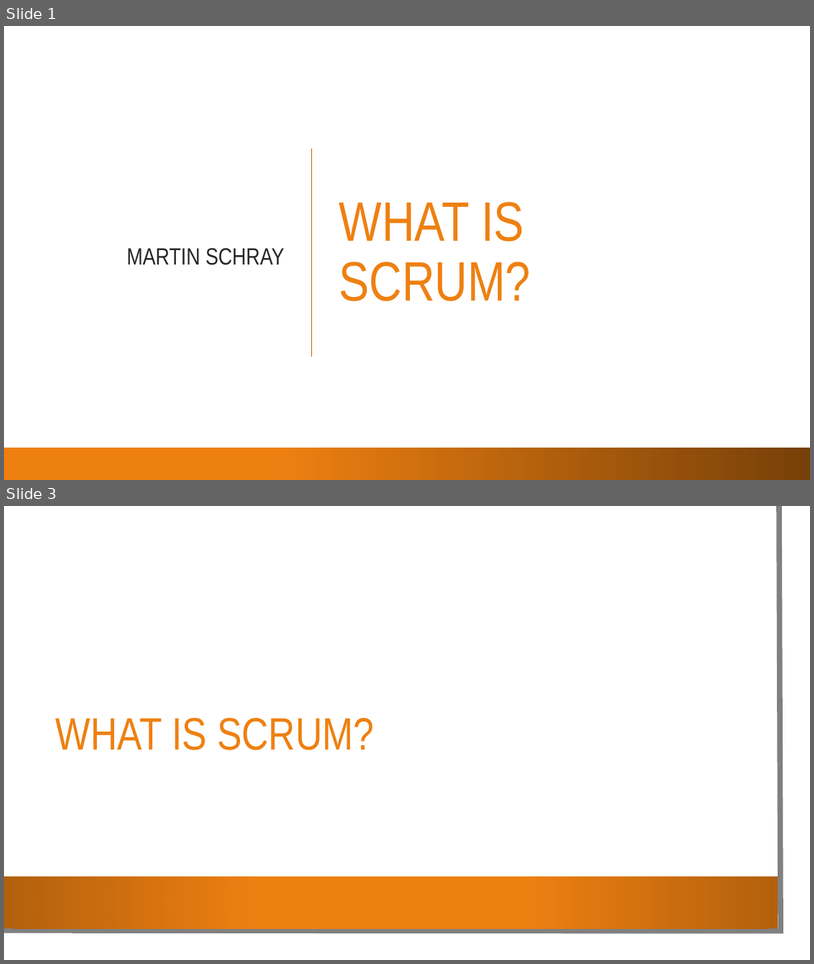
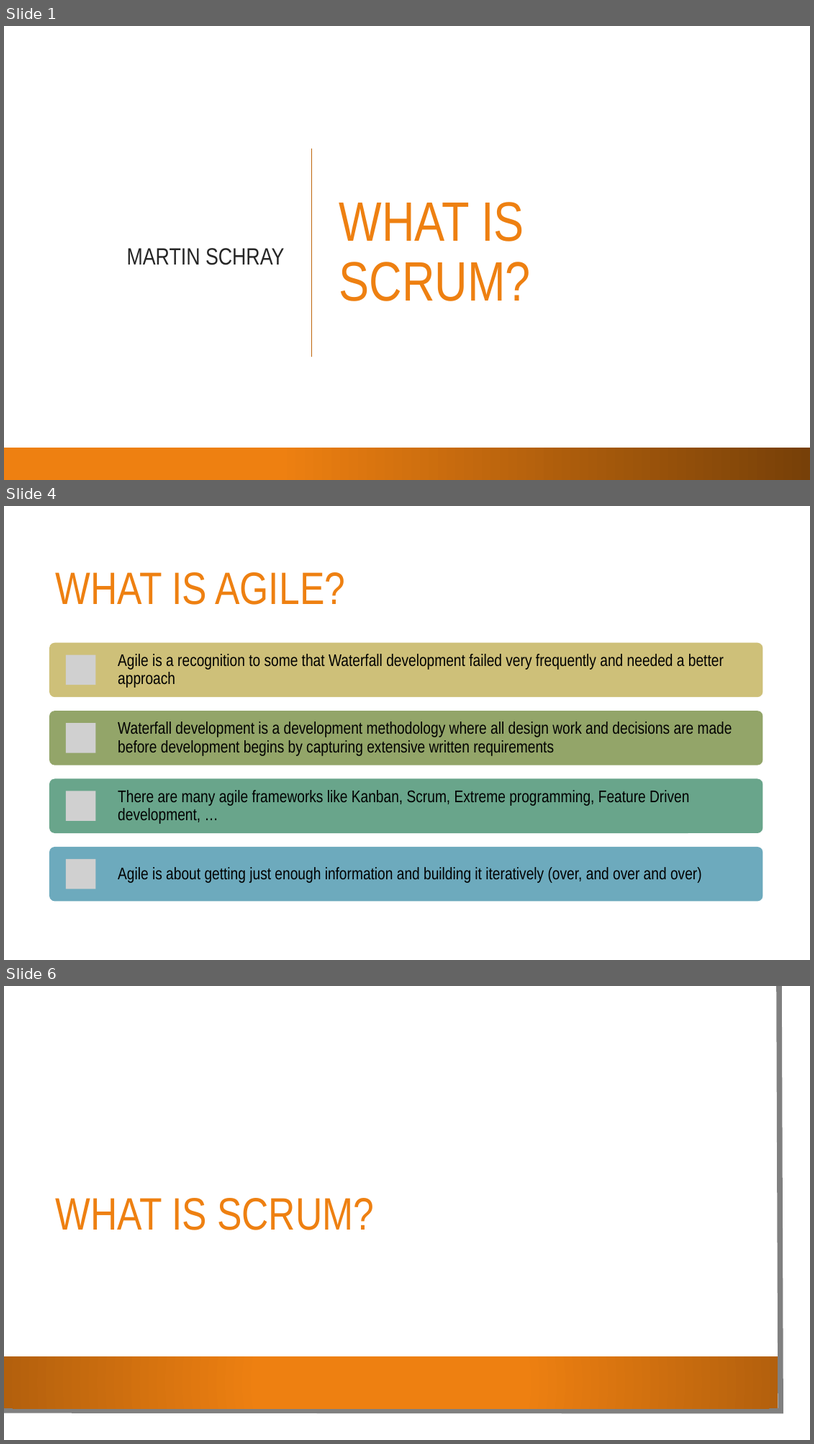
Before and after one commit to mschray/IPro497Sample, a slide deck: Course Content/What is Scrum.pptx. Shown one above the other, each under a label of ours: slides 1 and 3 before the commit, slides 1, 4 and 6 after it; the slides between them are not shown. The pictures are 814x964 and 814x1444 pixels, drawn with LibreOffice and Linux fonts; fonts in the diff are those of the drawing; grey boxes stand for pictures; background and template pictures are left out. Boxes give left, top, right and bottom in pixels: in the first picture for what was removed or moved away, otherwise in the second. Text is boxed around its words. In the diff, an @@ line names an element or a change of style, - is before the commit and + after.

Commit message:
Add agile updates
Add agile updates

```diff
--- a/Course Content/What is Scrum.pptx
+++ b/Course Content/What is Scrum.pptx
@@ slide 4 added at (4,506,810,960), background picture (left out); not listed: 3 template elements that a slide beside it also shows @@
@@ rectangle added at (4,506,810,960), fill #FFFFFF @@
@@ title added at (55,572,345,605), 54 pt, text #EE8011 @@
+WHAT IS AGILE?
@@ group added at (49,643,763,901): 4 rounded rectangles, 4 pictures, 4 texts @@
+Agile is a recognition to some that Waterfall development failed very frequently and needed a better approach
+Waterfall development is a development methodology where all design work and decisions are made before development begins by capturing extensive written requirements
+There are many agile frameworks like Kanban, Scrum, Extreme programming, Feature Driven development, …
+Agile is about getting just enough information and building it iteratively (over, and over and over)
@@ what was slide 3 is now slide 6 @@
```
Also in this commit, not shown: 2 slides changed, 2 other slides added.
